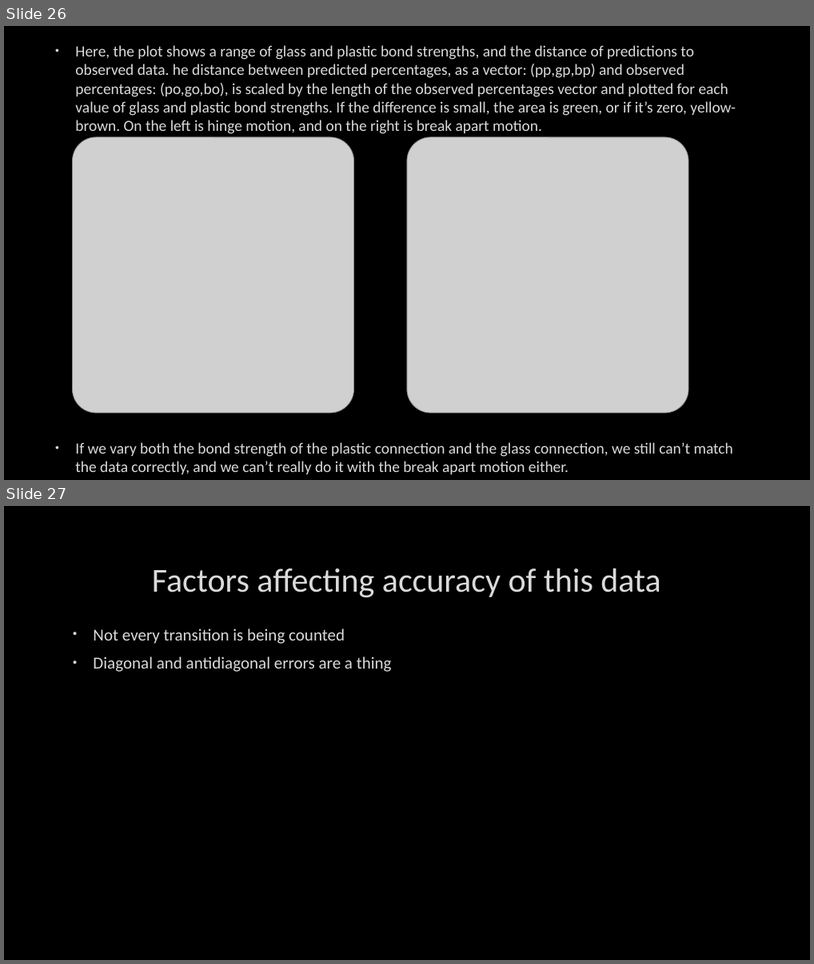
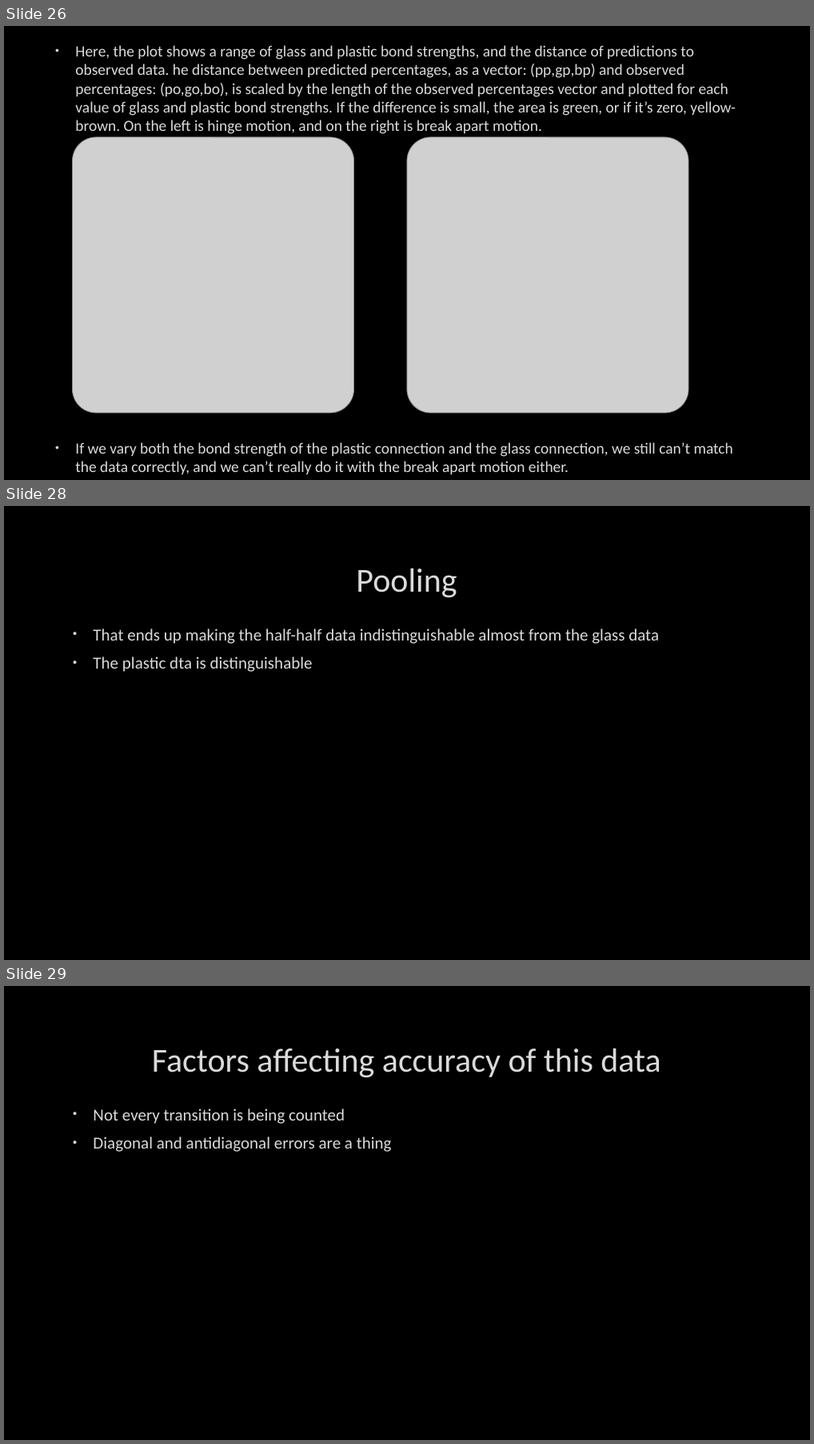
Before and after one commit to TchakamauRa/Soft-Matter, a slide deck: Backup copy.pptx. Shown one above the other, each under a label of ours: slides 26 and 27 before the commit, slides 26, 28 and 29 after it; the slides between them are not shown. The pictures are 814x964 and 814x1444 pixels, drawn with LibreOffice and Linux fonts; fonts in the diff are those of the drawing; grey boxes stand for pictures; background and template pictures are left out. Boxes give left, top, right and bottom in pixels: in the first picture for what was removed or moved away, otherwise in the second. Text is boxed around its words. In the diff, an @@ line names an element or a change of style, - is before the commit and + after.

```diff
--- a/Backup copy.pptx
+++ b/Backup copy.pptx
@@ slide 28 added at (x1=4, y1=506, x2=810, y2=960), background picture (left out) @@
@@ title added at (x1=356, y1=568, x2=457, y2=598), 40 pt, text #DADADA @@
+Pooling
@@ text added at (x1=93, y1=628, x2=659, y2=672), 20 pt, text #DADADA @@
+• That ends up making the half-half data indistinguishable almost from the glass data
+• The plastic dta is distinguishable
@@ what was slide 27 is now slide 29 @@
```
Also in this commit, not shown: 2 slides changed, 1 other slide added, 6 other files.
